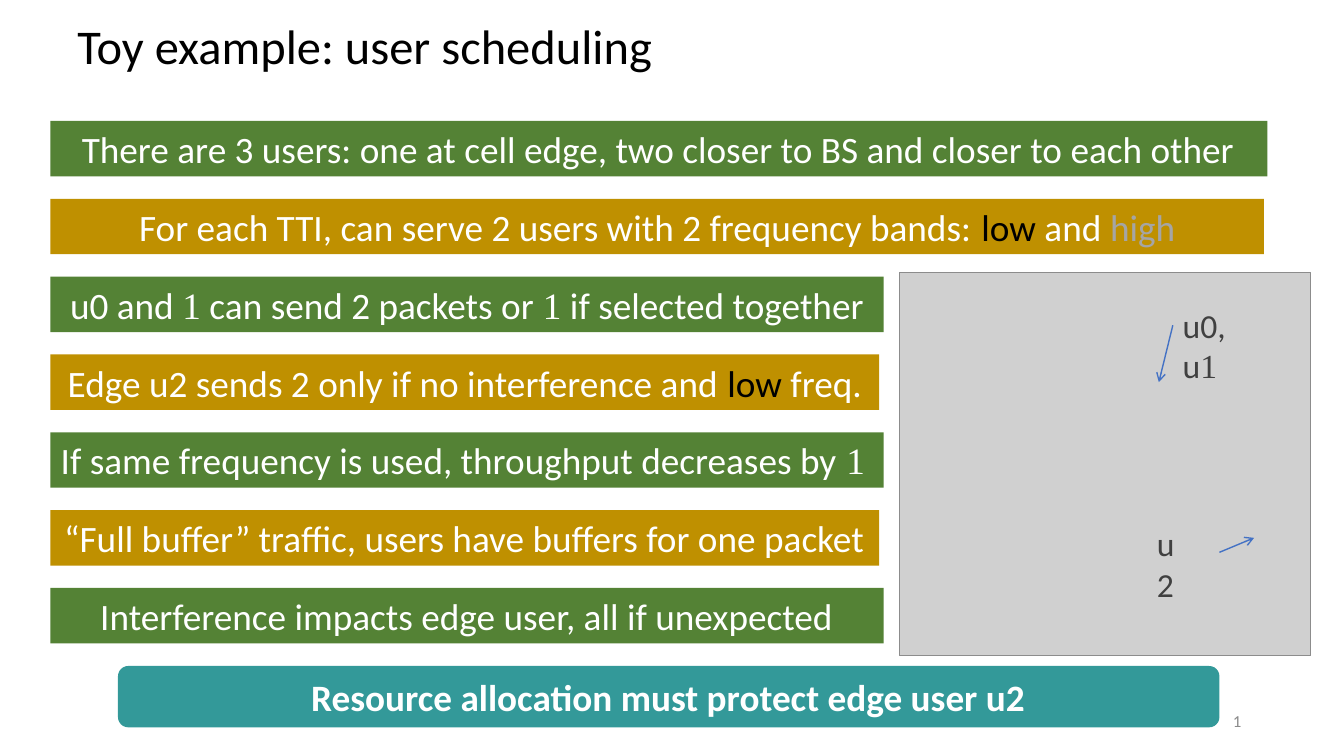
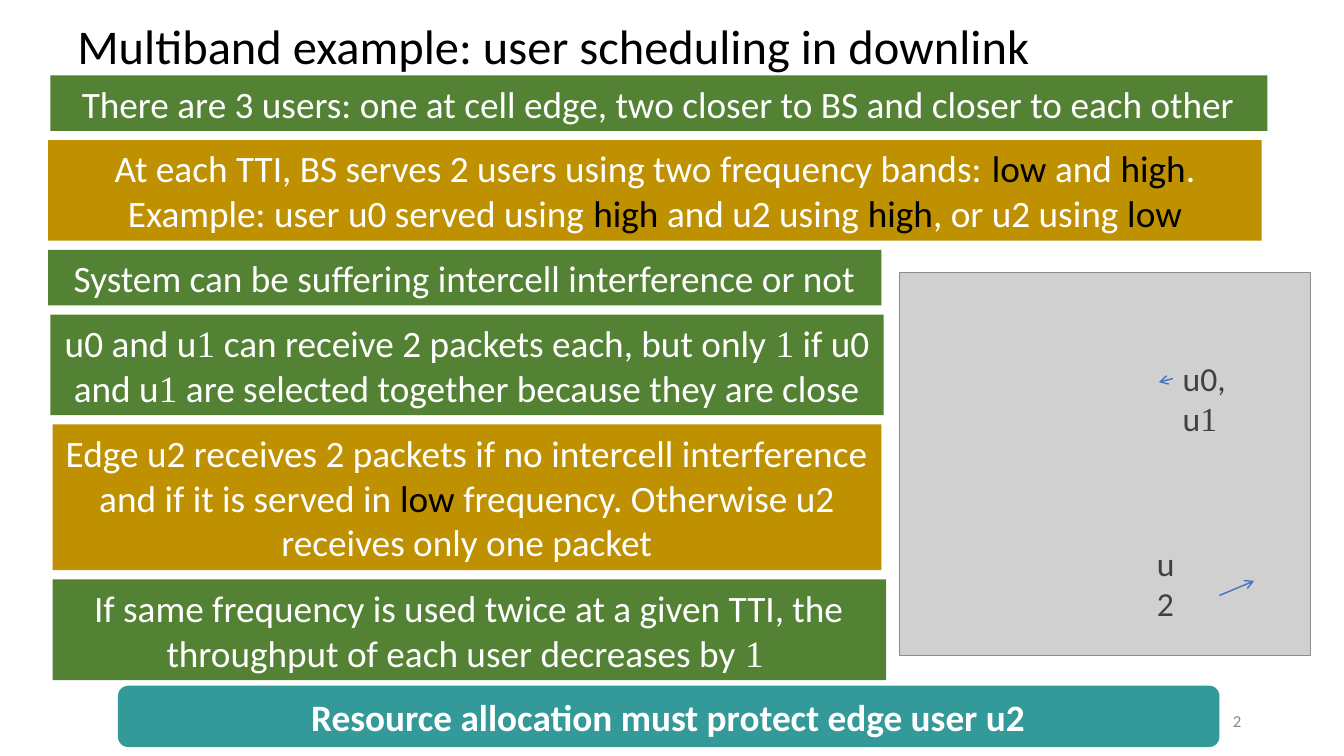
Before and after one commit to aldebaro/ai6g, a slide deck: slide 2 of files_08_mdp/multiband_scheduling_env_documentation.pptx (slide 1 before the commit). Drawn at 1344x756 pixels with LibreOffice and Linux fonts; fonts in the diff are those of the drawing; grey boxes stand for pictures. Boxes give left, top, right and bottom in pixels: in the first picture for what was removed or moved away, otherwise in the second. Text is boxed around its words. In the diff, an @@ line names an element or a change of style, - is before the commit and + after.

```diff
--- a/files_08_mdp/multiband_scheduling_env_documentation.pptx
+++ b/files_08_mdp/multiband_scheduling_env_documentation.pptx
@@ title at (77, 30, 1029, 76): text changed @@
-Toy example: user scheduling
+Multiband example: user scheduling in downlink
@@ rectangle "There are 3 users: one ...": place and size @@
-rectangle "There are 3 users: one ..." at (50, 121, 1267, 176)
+rectangle "There are 3 users: one ..." at (50, 76, 1267, 131)
@@ rectangle "At each TTI, BS serves ...": place and size @@
-rectangle "At each TTI, BS serves ..." at (50, 199, 1264, 254)
+rectangle "At each TTI, BS serves ..." at (48, 140, 1262, 241)
@@ text in rectangle at (115, 156, 1196, 234): text changed @@
-For each TTI, can serve 2 users with 2 frequency bands: low and high
+At each TTI, BS serves 2 users using two frequency bands: low and high. Example: user u0 served using high and u2 using high, or u2 using low
@@ rectangle "System can be suffering intercell ...": place and size @@
-rectangle "System can be suffering intercell ..." at (50, 588, 884, 643)
+rectangle "System can be suffering intercell ..." at (48, 250, 882, 306)
@@ text in rectangle at (74, 266, 855, 299): text changed @@
-Interference impacts edge user, all if unexpected
+System can be suffering intercell interference or not
@@ rectangle "u0 and u1 can receive ...": place and size @@
-rectangle "u0 and u1 can receive ..." at (50, 276, 884, 332)
+rectangle "u0 and u1 can receive ..." at (50, 315, 884, 415)
@@ text in rectangle at (65, 331, 869, 409): text changed @@
-u0 and 1 can send 2 packets or 1 if selected together
+u0 and u1 can receive 2 packets each, but only 1 if u0 and u1 are selected together because they are close
@@ text "u0, u1": place and size @@
-text "u0, u1" at (1183, 316, 1226, 378)
+text "u0, u1" at (1183, 369, 1226, 431)
@@ arrow moved from (1174, 326) - (1159, 382) to (1174, 379) - (1159, 382) @@
@@ rectangle "Edge u2 receives 2 packets ...": place and size @@
-rectangle "Edge u2 receives 2 packets ..." at (50, 355, 879, 410)
+rectangle "Edge u2 receives 2 packets ..." at (52, 424, 881, 571)
@@ text in rectangle at (66, 441, 867, 562): text changed @@
-Edge u2 sends 2 only if no interference and low freq.
+Edge u2 receives 2 packets if no intercell interference and if it is served in low frequency. Otherwise u2 receives only one packet
@@ text "u2": place and size @@
-text "u2" at (986, 686, 1025, 712)
+text "u2" at (796, 488, 834, 513)
@@ rectangle removed at (50, 510, 879, 566) @@
-“Full buffer” traffic, users have buffers for one packet
@@ rectangle "If same frequency is used ...": place and size @@
-rectangle "If same frequency is used ..." at (50, 433, 884, 488)
+rectangle "If same frequency is used ..." at (52, 580, 886, 681)
@@ text in rectangle at (94, 596, 842, 674): text changed @@
-If same frequency is used, throughput decreases by 1
+If same frequency is used twice at a given TTI, the throughput of each user decreases by 1
@@ arrow moved from (1220, 553) - (1254, 538) to (1220, 596) - (1254, 581) @@
@@ rounded rectangle "Resource allocation must protect edge ...": place and size @@
-rounded rectangle "Resource allocation must protect edge ..." at (118, 666, 1220, 728)
+rounded rectangle "Resource allocation must protect edge ..." at (118, 686, 1220, 747)
@@ page number at (1233, 716, 1241, 727): text changed @@
-1
+2
```
Also in this commit, not shown: 5 other slides changed, 12 slides added.
